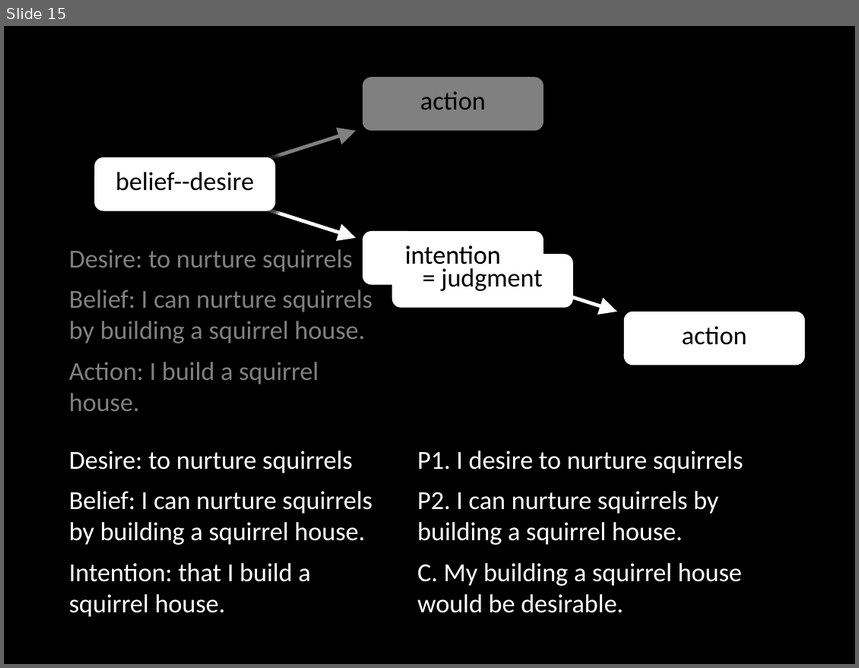
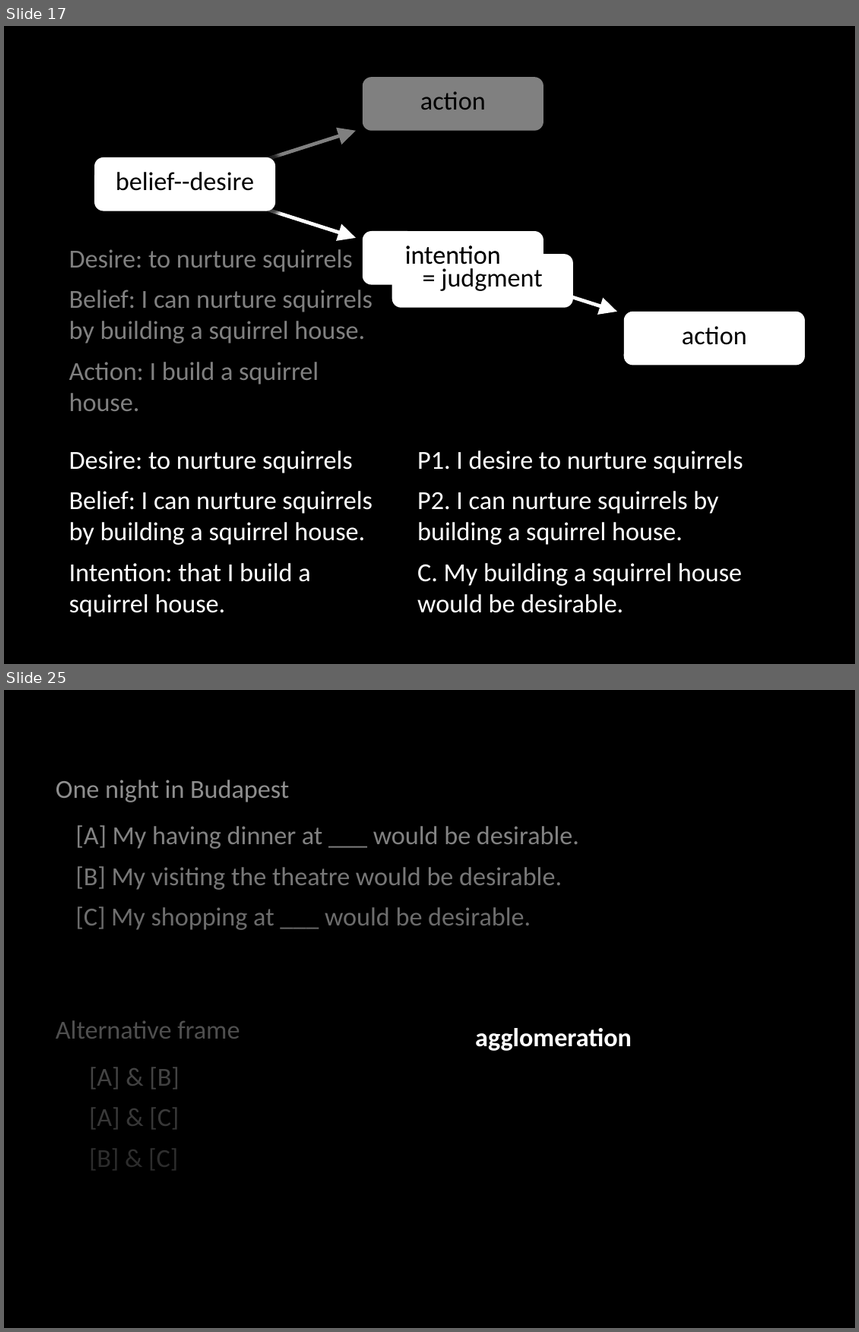
Before and after one commit to butterfill/lecture_mindreading_joint_action_philosophical_tools, a slide deck: lecture05 actions intentions goals/lecture05.ppt.pptx. Shown one above the other, each under a label of ours: slide 15 before the commit, slides 17 and 25 after it; the slides between them are not shown. The pictures are 859x668 and 859x1332 pixels, drawn with LibreOffice and Linux fonts; fonts in the diff are those of the drawing. Boxes give left, top, right and bottom in pixels: in the first picture for what was removed or moved away, otherwise in the second. Text is boxed around its words. In the diff, an @@ line names an element or a change of style, - is before the commit and + after.

```diff
--- a/lecture05 actions intentions goals/lecture05.ppt.pptx
+++ b/lecture05 actions intentions goals/lecture05.ppt.pptx
@@ slide 25 added at [4,690,855,1328], background #000000 @@
@@ rectangle added at [4,690,855,1328], fill gradient #000000, outline #000000 0.75 pt @@
@@ text added at [56,780,289,802], 22 pt, text #FFFFFF @@
+One night in Budapest
@@ text added at [75,825,579,930], 22 pt, text #FFFFFF @@
+[A] My having dinner at ___ would be desirable.
+[B] My visiting the theatre would be desirable.
+[C] My shopping at ___ would be desirable.
@@ text added at [56,1021,240,1039], 22 pt, text #FFFFFF @@
+Alternative frame
@@ text added at [475,1028,632,1051], 22 pt, text #FFFFFF, bold @@
+agglomeration
@@ text added at [89,1067,179,1170], 22 pt, text #FFFFFF @@
+[A] & [B]
+[A] & [C]
+[B] & [C]
@@ what was slide 15 is now slide 17 @@
```
Also in this commit, not shown: 4 slides changed, 60 other slides added, 2 other files.
